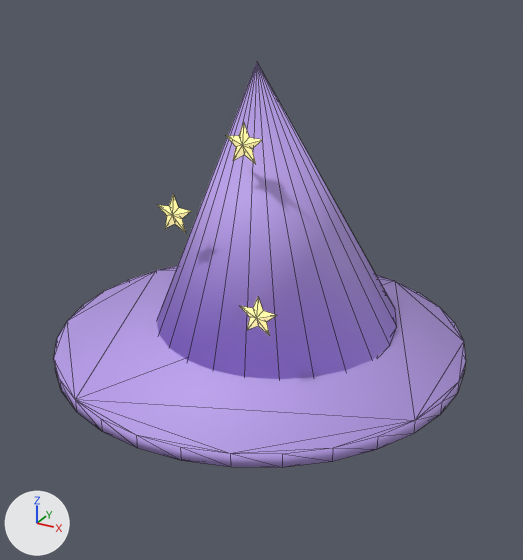
What one commit did to the glTF model public/models/items/wizard_hat.glb.
The view is the same before and after, from a camera (50 mm lens) standing at (0.501, -0.886, 1.652) and looking at (0.02, -0.012, 1.215). Lighting does not change. The marker at lower left points along +X, +Y and +Z. The older version comes first. Mesh edges are drawn as thin lines. Vertices at exactly the same position are counted once.

The older version as bpy lines, for what is in view:
```python
me_cylinder_001 = bpy.data.meshes.new('Cylinder.001')
me_cylinder_001.from_pydata(...)  # 125 vertices, 230 faces; spans x -0.32..0.32, y -0.32..0.32, z -0.016..0.428
# faces by material slot: [170, 60]
me_cylinder_001.materials.append(mat_m6)  # purple #bca0ed
me_cylinder_001.materials.append(mat_m7)  # yellow #fff3a0, glowing yellow #bcb374
ob_wizard_hat = bpy.data.objects.new('wizard_hat', me_cylinder_001)
ob_wizard_hat.location = (0.0, 0.02, 1.1)
```
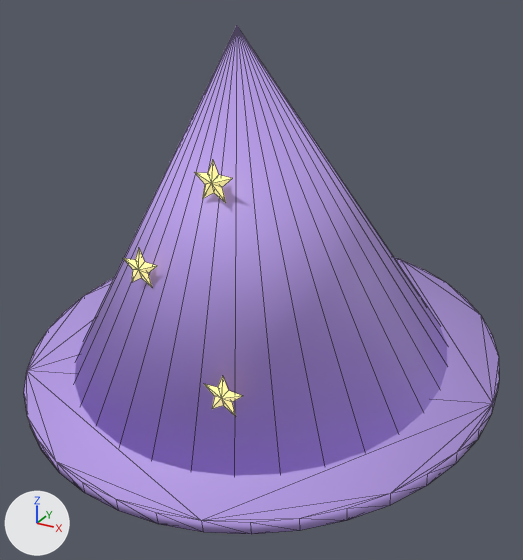
Commit message: fix(gear): Seat the wizard hat on the heroine's head

The change in detail:
me_cylinder_001 is used by ob_wizard_hat; location (0.0, 0.02, 1.1).
me_cylinder_001 had 125 vertices, 230 faces and spanned x -0.32..0.32, y -0.32..0.32, z -0.016..0.428.
me_cylinder_001 now has 149 vertices, 278 faces and spans x -0.37..0.37, y -0.368..0.368, z -0.055..0.498.
me_cylinder_001 part 1: the loose piece of 12 vertices spanning x 0.051..0.109, y -0.155..-0.145, z 0.096..0.15 is moved by (0.01, -0.107, -0.041).
me_cylinder_001 part 2: the loose piece of 12 vertices spanning x -0.099..-0.041, y -0.125..-0.115, z 0.206..0.26 is moved by (0.0, -0.082, -0.031).
me_cylinder_001 part 3: the loose piece of 12 vertices spanning x -0.009..0.049, y -0.085..-0.075, z 0.306..0.36 is moved by (0.0, -0.077, -0.012).
me_cylinder_001 part 4: the loose piece of 64 vertices spanning x -0.32..0.32, y -0.32..0.32, z -0.01..0.01 is rebuilt with 80 vertices and now spans x -0.37..0.37, y -0.368..0.368, z -0.055..0.055.
me_cylinder_001 part 5: the loose piece of 25 vertices spanning x -0.2..0.2, y -0.149..0.247, z -0.016..0.428 is rebuilt with 33 vertices and now spans x -0.3..0.3, y -0.298..0.298, z -0.035..0.498.
Object 'wizard_hat' (ob_wizard_hat) moves from (0.0, 0.02, 1.1) to (0.0, 0.02, 1.08).

Where the change shows, as pixel boxes (x1, y1, x2, y2) in the pictures (523 x 560 px; the box of a moved part takes in the faces that stretch with it):
'wizard_hat', reshaped, moved (15% wider, 25% taller): before (54, 61, 466, 468); after (24, 25, 499, 534)
part 1 of me_cylinder_001, moved or reshaped: before (240, 297, 277, 336); after (204, 376, 242, 416)
part 2 of me_cylinder_001, moved or reshaped: before (158, 194, 191, 232); after (123, 249, 157, 287)
part 3 of me_cylinder_001, moved or reshaped: before (226, 122, 262, 163); after (194, 160, 233, 203)
part 4 of me_cylinder_001, rebuilt (15% wider, 36% taller): before (54, 265, 466, 468); after (24, 257, 499, 534)
part 5 of me_cylinder_001, rebuilt (55% wider, 42% taller): before (157, 61, 397, 379); after (75, 25, 447, 476)
